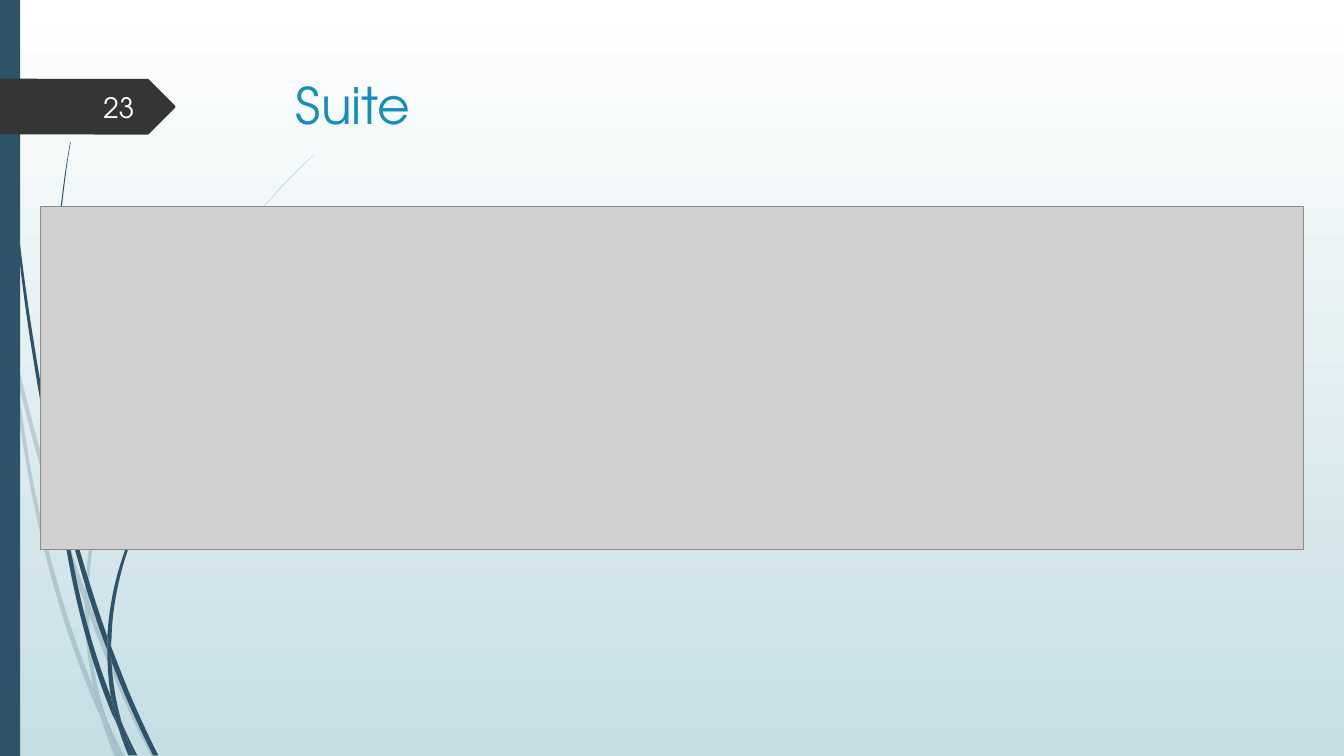
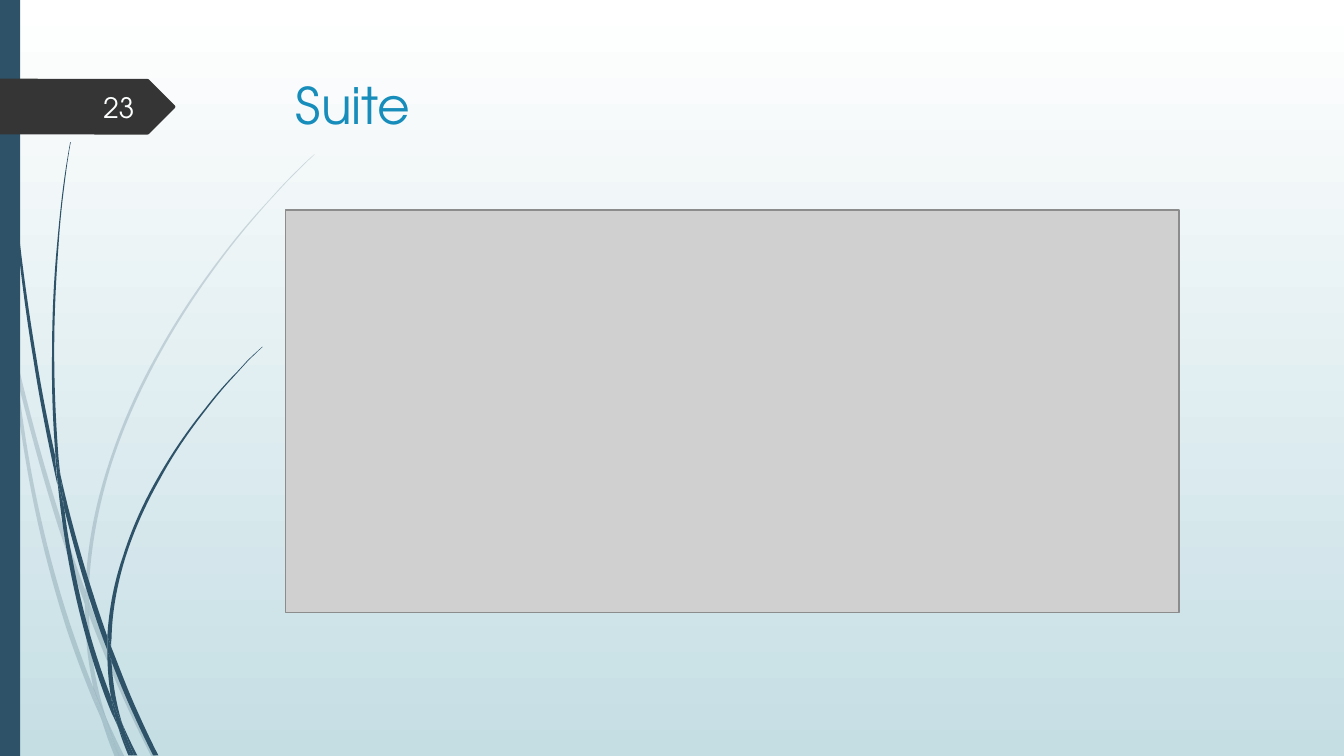
Before and after one commit to LisaF0/projet, a slide deck: slide 23 of aDoc/Projet boutique en ligne.pptx. Drawn at 1344x756 pixels with LibreOffice and Linux fonts; fonts in the diff are those of the drawing; grey boxes stand for pictures. Boxes give left, top, right and bottom in pixels: in the first picture for what was removed or moved away, otherwise in the second. Text is boxed around its words. In the diff, an @@ line names an element or a change of style, - is before the commit and + after.

```diff
--- a/aDoc/Projet boutique en ligne.pptx
+++ b/aDoc/Projet boutique en ligne.pptx
@@ picture: place and size @@
-picture at [41,207,1304,551]
+picture at [286,210,1180,612]
@@ freeform shape added at [55,453,65,509], fill #2E5369 @@
```
Also in this commit, not shown: 17 other slides changed, 2 slides added, 1 slide removed, 8 other files.
